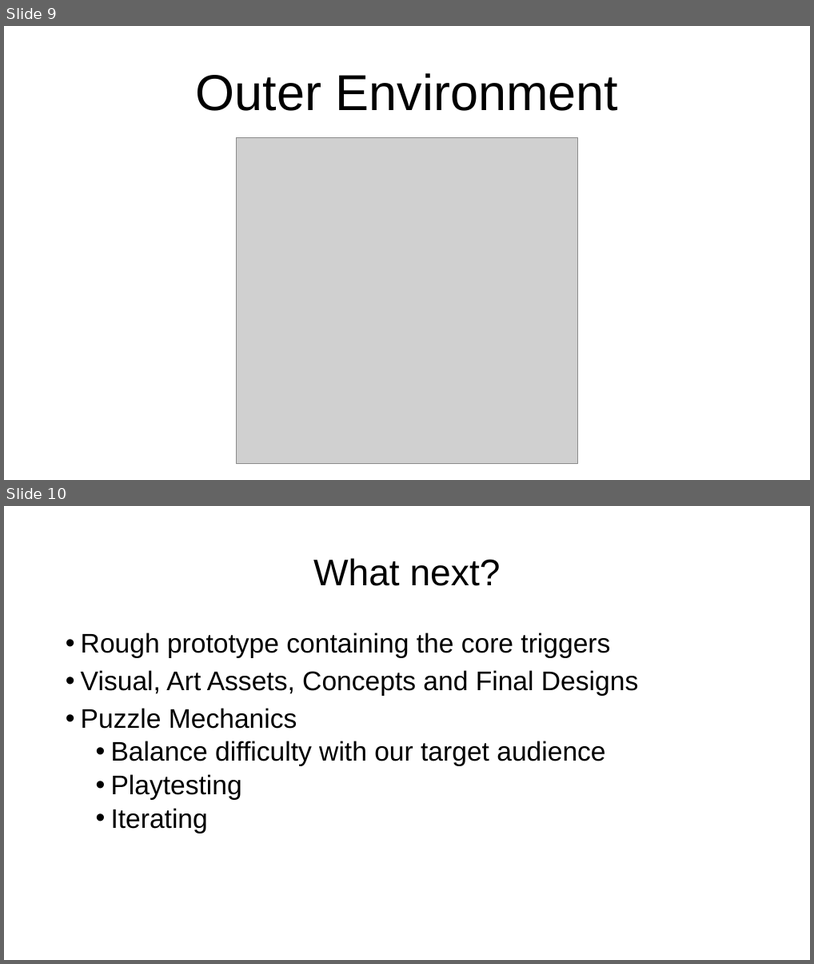
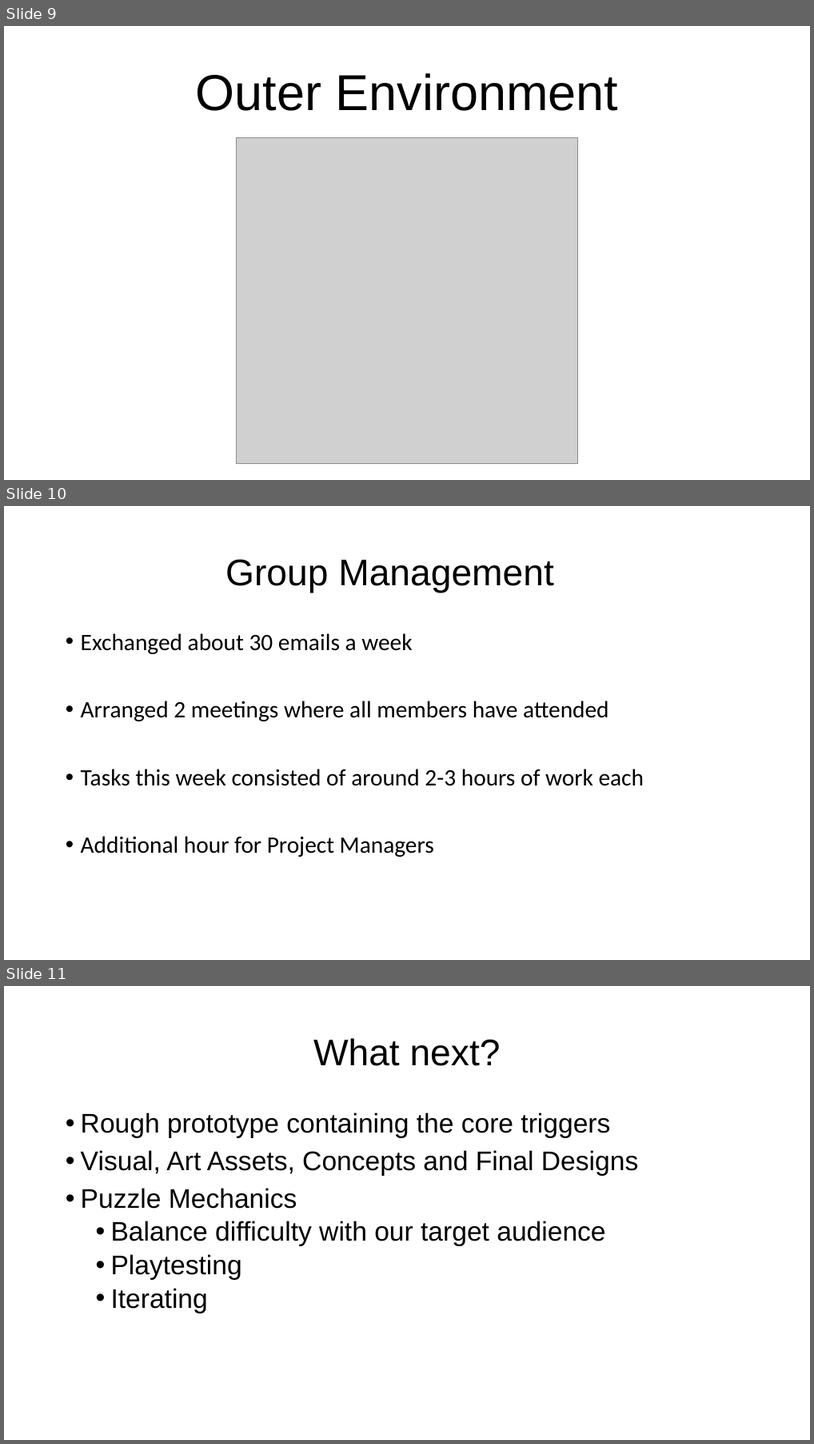
Before and after one commit to UoSGamesGroups/first-semester-group-1, a slide deck: L4_5 - Group 1/Group 1 Presentation.pptx. Shown one above the other, each under a label of ours: slides 9 and 10 before the commit, slides 9, 10 and 11 after it. The pictures are 814x964 and 814x1444 pixels, drawn with LibreOffice and Linux fonts; fonts in the diff are those of the drawing; grey boxes stand for pictures. Boxes give left, top, right and bottom in pixels: in the first picture for what was removed or moved away, otherwise in the second. Text is boxed around its words. In the diff, an @@ line names an element or a change of style, - is before the commit and + after.

Commit message:
Added slide
Added a project management slide

```diff
--- a/L4_5 - Group 1/Group 1 Presentation.pptx
+++ b/L4_5 - Group 1/Group 1 Presentation.pptx
@@ slide 10 added at [4,506,810,960], background #FFFFFF @@
@@ title added at [226,559,554,593], 44 pt, text #000000 @@
+Group Management
@@ text added at [81,633,645,856], 28 pt, text #000000 @@
+• Exchanged about 30 emails a week
+• Arranged 2 meetings where all members have attended
+• Tasks this week consisted of around 2-3 hours of work each
+• Additional hour for Project Managers
@@ what was slide 10 is now slide 11 @@
```
